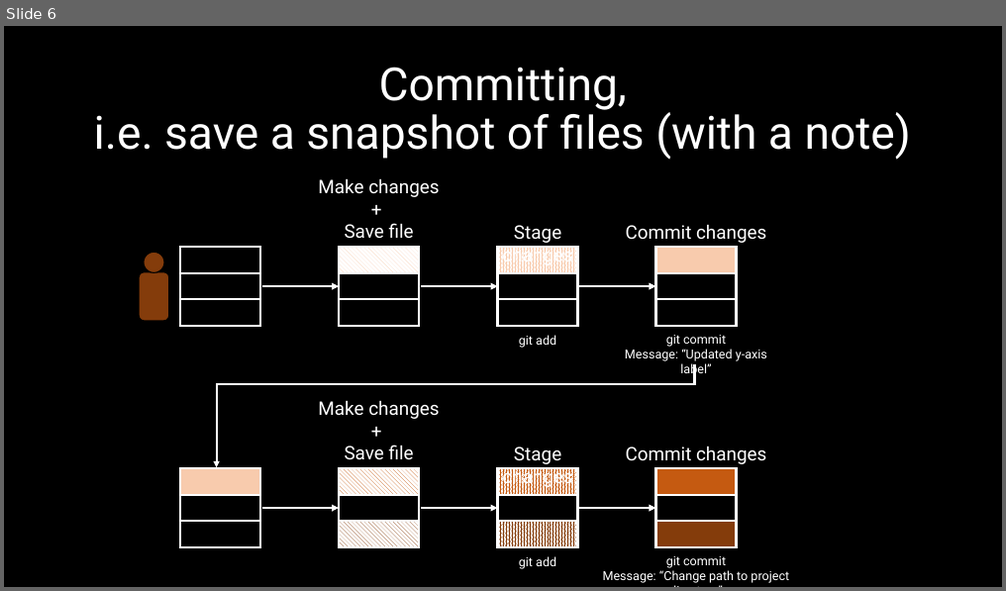
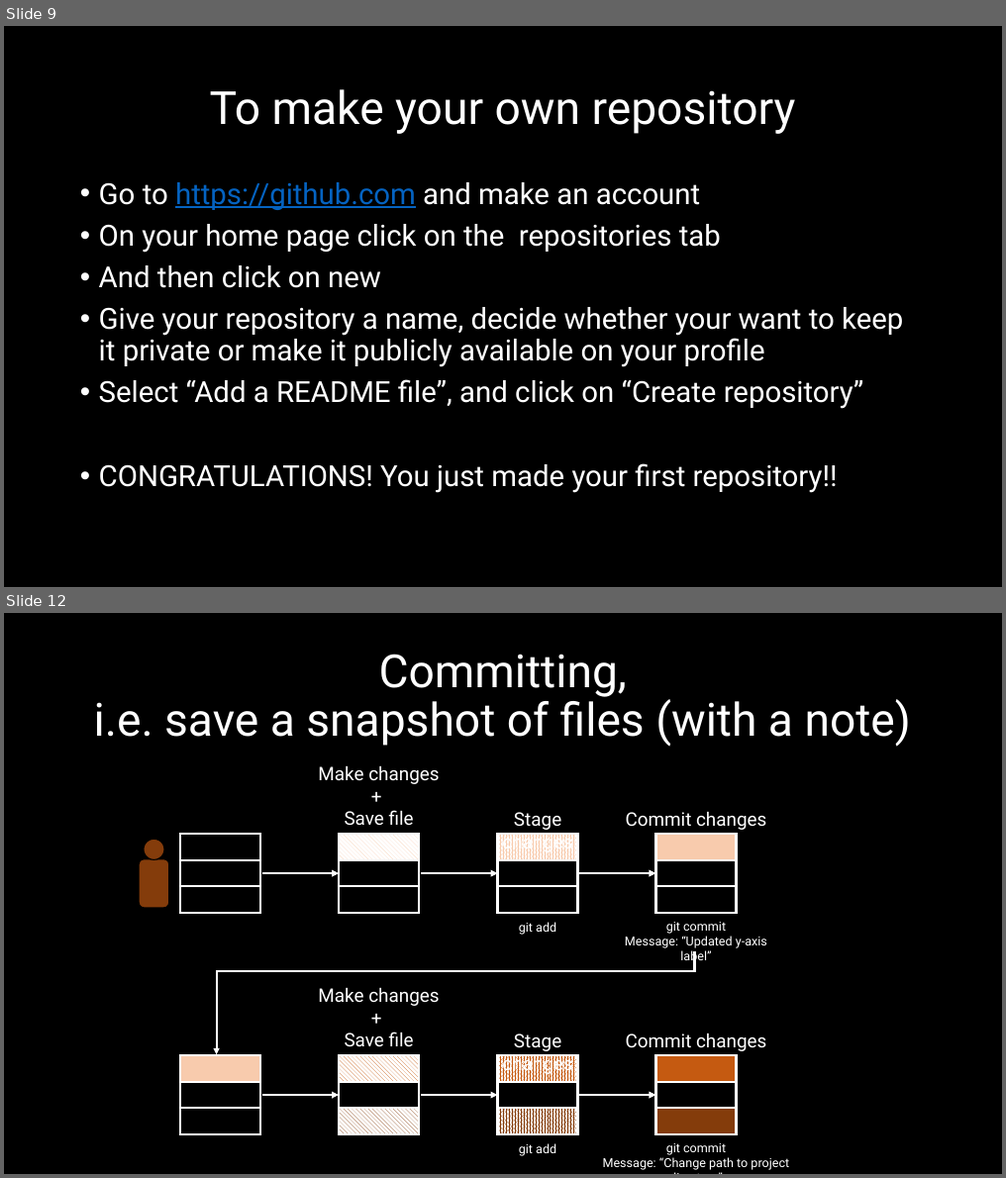
Before and after one commit to mrinmayik/GitHubTutorial, a slide deck: GitHubTutorial_Presentation.pptx. Shown one above the other, each under a label of ours: slide 6 before the commit, slides 9 and 12 after it; the slides between them are not shown. The pictures are 1006x591 and 1006x1178 pixels, drawn with LibreOffice and Linux fonts; fonts in the diff are those of the drawing. Boxes give left, top, right and bottom in pixels: in the first picture for what was removed or moved away, otherwise in the second. Text is boxed around its words. In the diff, an @@ line names an element or a change of style, - is before the commit and + after.

```diff
--- a/GitHubTutorial_Presentation.pptx
+++ b/GitHubTutorial_Presentation.pptx
@@ slide 9 added at (x1=4, y1=26, x2=1002, y2=587), background #000000 @@
@@ title added at (x1=210, y1=89, x2=796, y2=134), 44 pt, text #FFFFFF @@
+To make your own repository
@@ text added at (x1=99, y1=182, x2=903, y2=493), 28 pt, text #FFFFFF @@
+• Go to https://github.com and make an account
+• On your home page click on the repositories tab
+• And then click on new
+• Give your repository a name, decide whether your want to keep it private or make it publicly available on your profile
+• Select “Add a README file”, and click on “Create repository”
+• CONGRATULATIONS! You just made your first repository!!
@@ what was slide 6 is now slide 12 @@
```
Also in this commit, not shown: 1 slide changed, 5 other slides added, 1 other file.
